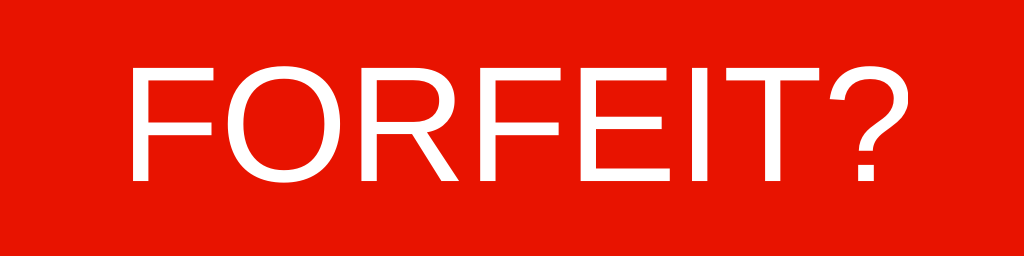
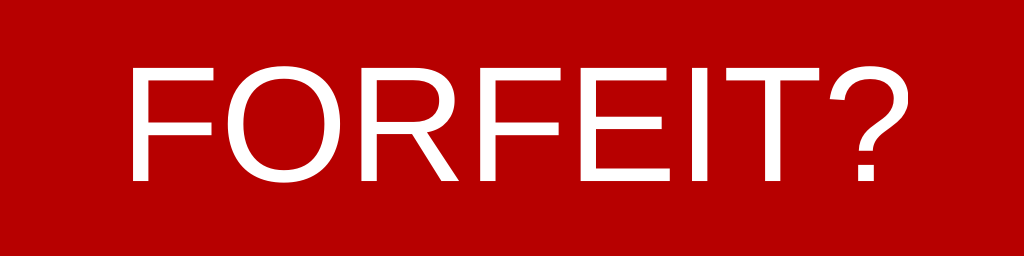
Revision of a layered 1024px x 256px image; what changed, layer by layer:
painted on "Paint Layer 1" over [0, 0, 1024, 256]
